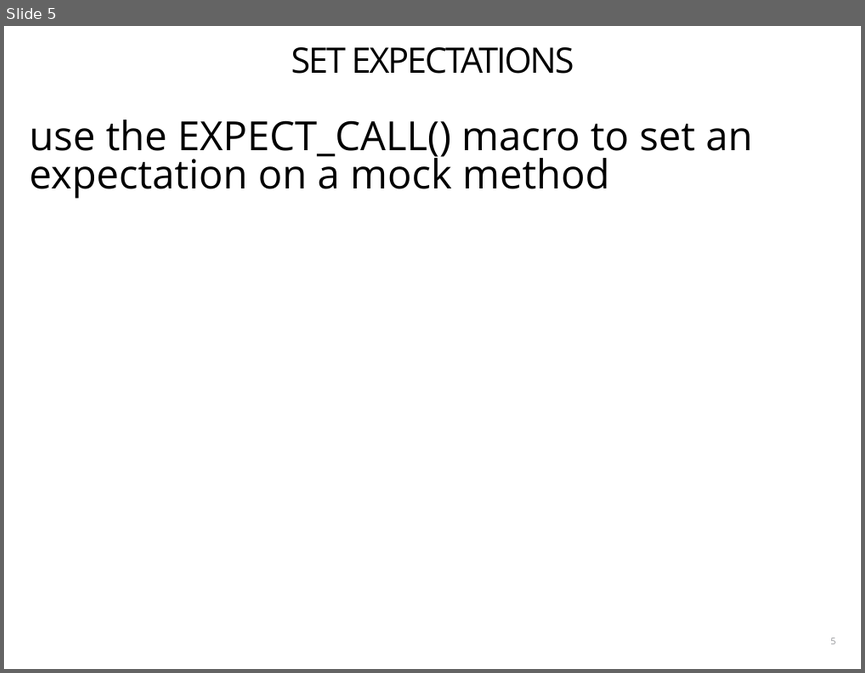
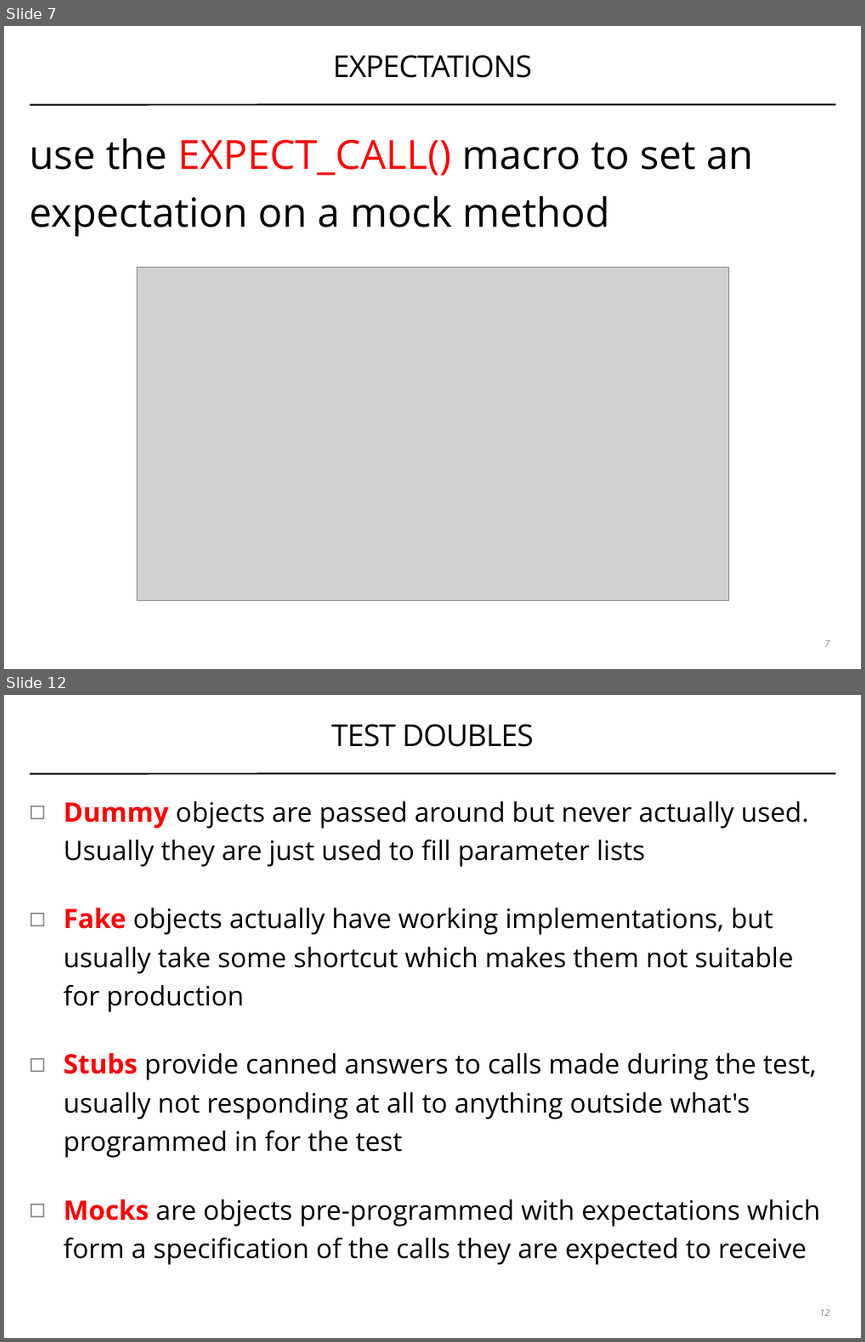
Before and after one commit to coney/cpp-unit-testing, a slide deck: .slides/02-stubs-and-mocks.pptx. Shown one above the other, each under a label of ours: slide 5 before the commit, slides 7 and 12 after it; the slides between them are not shown. The pictures are 865x673 and 865x1342 pixels, drawn with LibreOffice and Linux fonts; fonts in the diff are those of the drawing; grey boxes stand for pictures. Boxes give left, top, right and bottom in pixels: in the first picture for what was removed or moved away, otherwise in the second. Text is boxed around its words. In the diff, an @@ line names an element or a change of style, - is before the commit and + after.

```diff
--- a/.slides/02-stubs-and-mocks.pptx
+++ b/.slides/02-stubs-and-mocks.pptx
@@ slide 12 added at (4, 695, 861, 1338), background #FFFFFF; not listed: 1 template element that a slide beside it also shows @@
@@ title added at (331, 724, 533, 747), 36 pt, text #000000 @@
+TEST DOUBLES
@@ text added at (64, 801, 820, 1265), 32 pt, text #000000 @@
+◻ Dummy objects are passed around but never actually used. Usually they are just used to fill parameter lists
+◻ Fake objects actually have working implementations, but usually take some shortcut which makes them not suitable for production
+◻ Stubs provide canned answers to calls made during the test, usually not responding at all to anything outside what's programmed in for the test
+◻ Mocks are objects pre-programmed with expectations which form a specification of the calls they are expected to receive
@@ page number added at (819, 1309, 829, 1315), 11 pt, text #808184, italic @@
+12
@@ what was slide 5 is now slide 7 @@
@@ slide 7 changed as well @@
@@ title at (333, 55, 532, 78): text changed; size 42 to 36 pt @@
-SET EXPECTATIONS
+EXPECTATIONS
@@ text "use the EXPECT_CALL() macro to ..." at (30, 138, 753, 237): text colour #000000 to #FF0000 in "EXPECT_CALL()"; indent changed; line spacing 0.8 to 1.2 @@
@@ line added from (30, 105) to (836, 104), #000000 2 pt @@
@@ picture added at (137, 267, 728, 601) @@
@@ page number at (824, 640, 829, 646): text changed; text colour #929396 to #808184; italic on @@
-5
+7
```
Also in this commit, not shown: 5 other slides changed, 10 other slides added, 4 slides removed.
